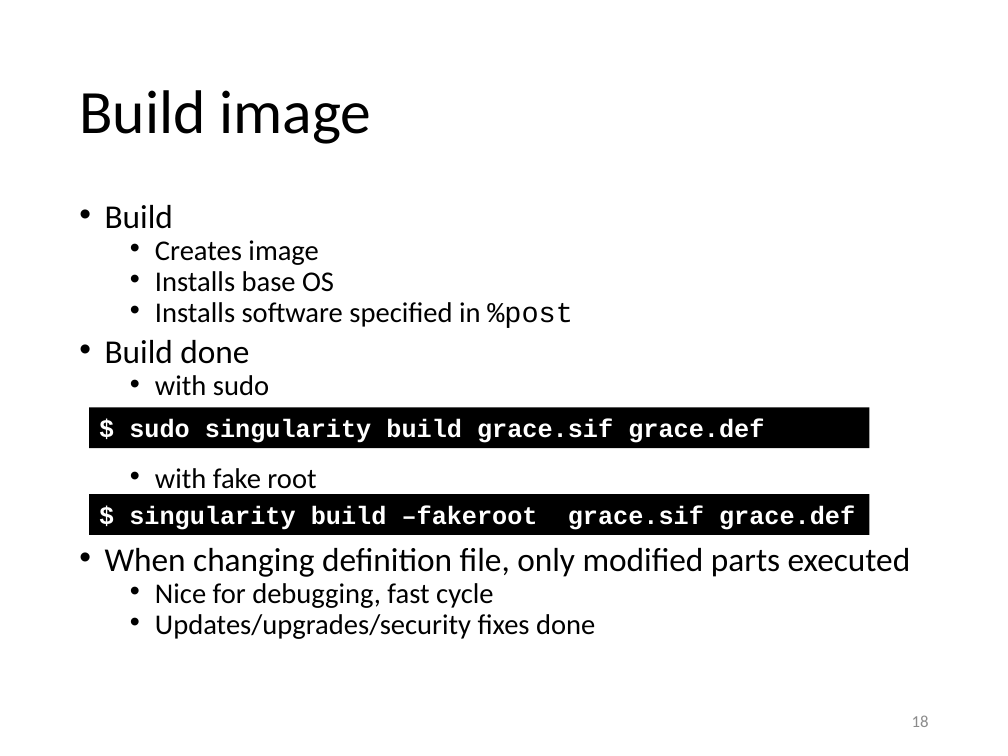
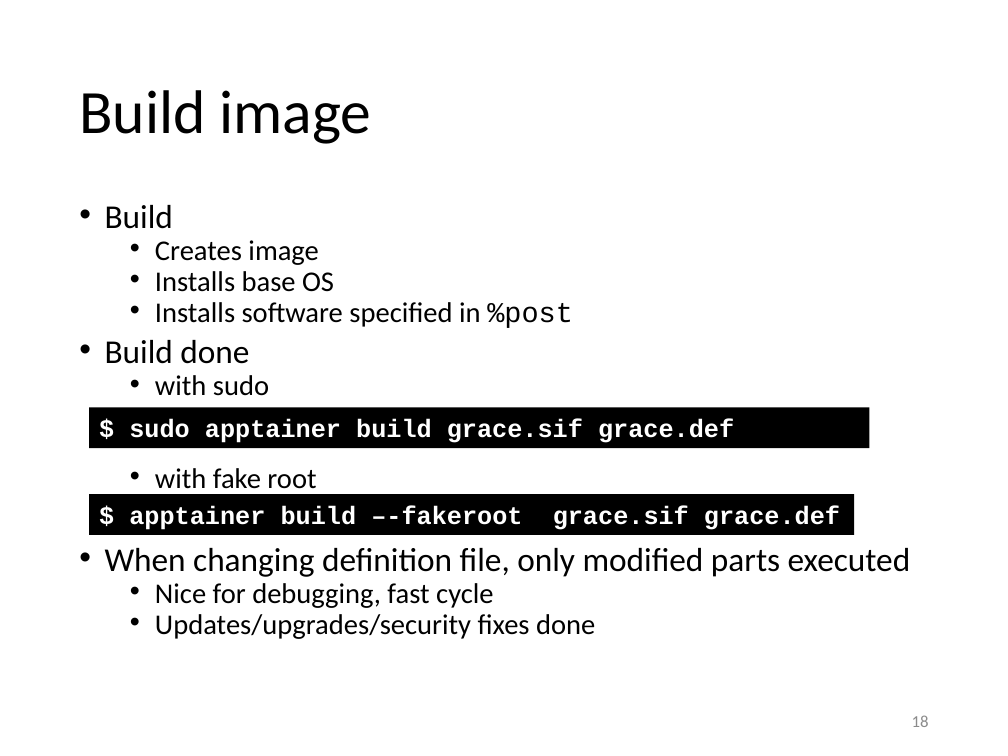
Before and after one commit to gjbex/Containers-for-HPC, a slide deck: slide 18 of containers_for_hpc.pptx. Drawn at 1008x756 pixels with LibreOffice and Linux fonts; fonts in the diff are those of the drawing. Boxes give left, top, right and bottom in pixels: in the first picture for what was removed or moved away, otherwise in the second. Text is boxed around its words. In the diff, an @@ line names an element or a change of style, - is before the commit and + after.

Commit message:
Update for apptainer, slurm

```diff
--- a/containers_for_hpc.pptx
+++ b/containers_for_hpc.pptx
@@ text in rectangle at (x1=129, y1=419, x2=734, y2=443): text changed @@
-$ sudo singularity build grace.sif grace.def
+$ sudo apptainer build grace.sif grace.def
@@ rectangle "$ apptainer build –-fakeroot grace.sif ..." resized from (x1=89, y1=494, x2=869, y2=534) to (x1=89, y1=494, x2=854, y2=534) @@
@@ text in rectangle at (x1=129, y1=505, x2=840, y2=530): text changed @@
-$ singularity build –fakeroot grace.sif grace.def
+$ apptainer build –-fakeroot grace.sif grace.def
```
Also in this commit, not shown: 21 other slides changed.
